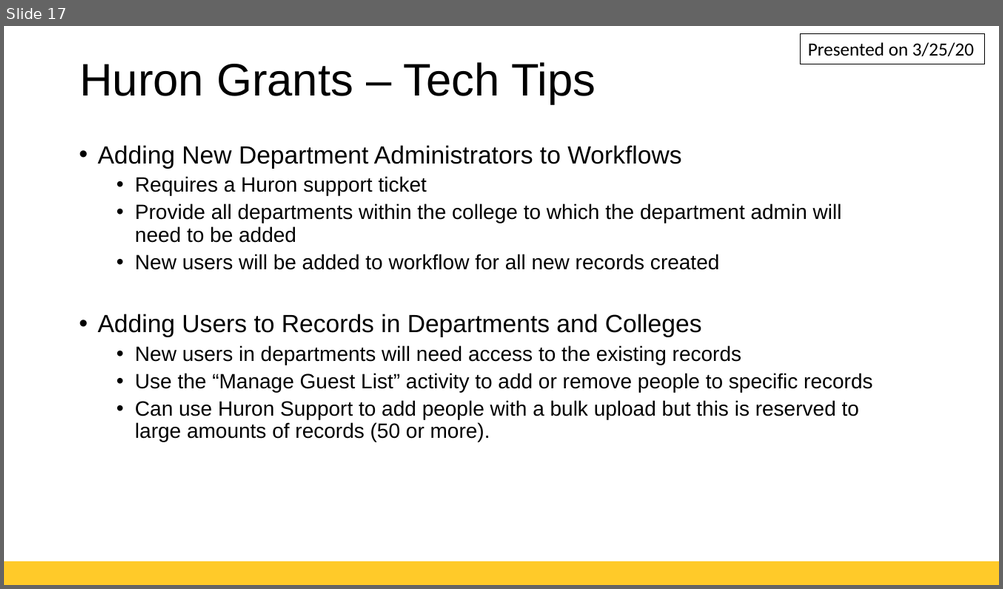
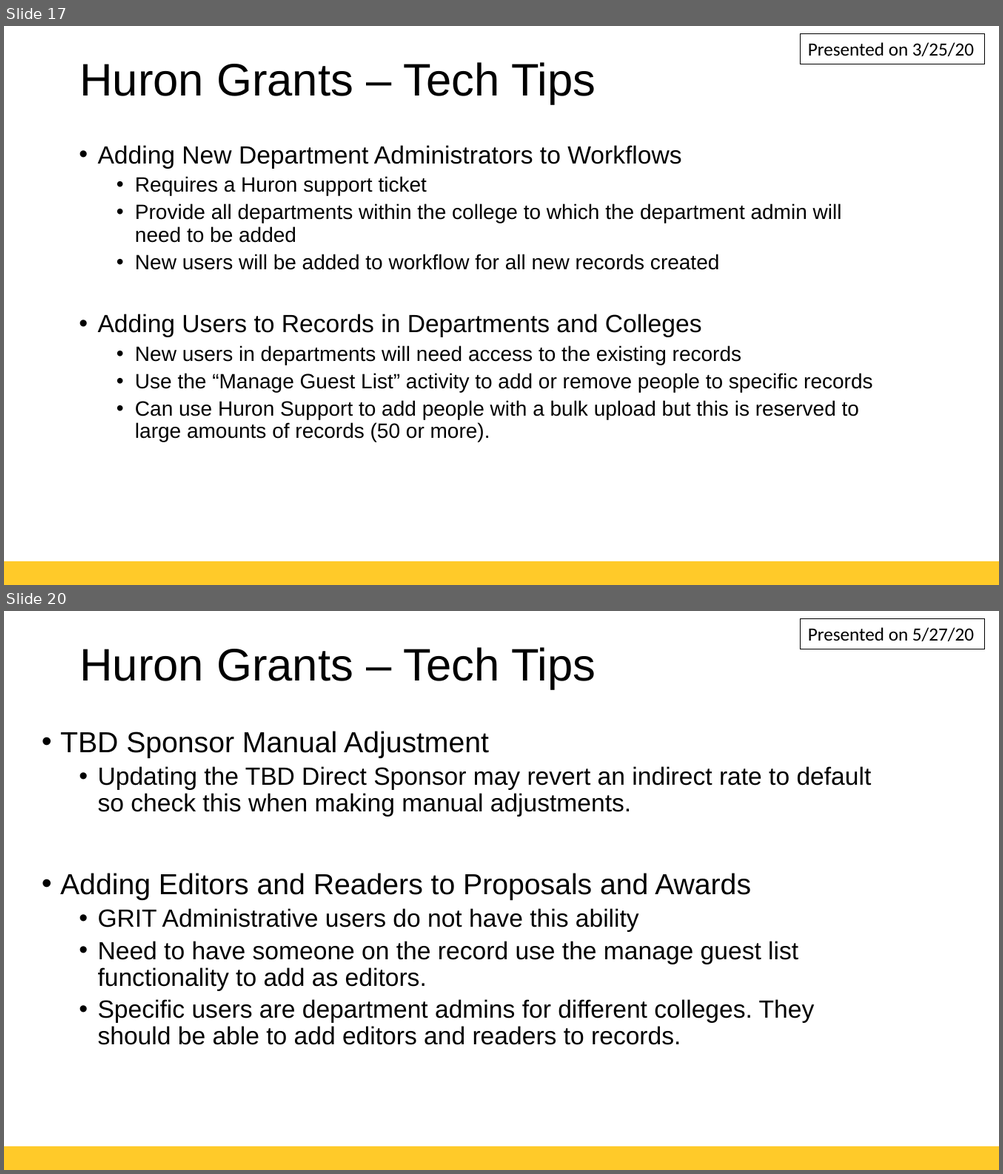
Before and after one commit to ORC-RIS/wahoo-website, a slide deck: files/GRITTechTips.pptx. Shown one above the other, each under a label of ours: slide 17 before the commit, slides 17 and 20 after it; the slides between them are not shown. The pictures are 1003x589 and 1003x1174 pixels, drawn with LibreOffice and Linux fonts; fonts in the diff are those of the drawing; background and template pictures are left out. Boxes give left, top, right and bottom in pixels: in the first picture for what was removed or moved away, otherwise in the second. Text is boxed around its words. In the diff, an @@ line names an element or a change of style, - is before the commit and + after.

```diff
--- a/files/GRITTechTips.pptx
+++ b/files/GRITTechTips.pptx
@@ slide 20 added at <box>4,611,999,1170</box>, background #FFFFFF; not listed: 1 template element that a slide beside it also shows @@
@@ rectangle added at <box>800,619,984,649</box>, outline #000000 0.75 pt, 18 pt, text #000000 @@
+Presented on 5/27/20
@@ title added at <box>79,647,595,689</box>, 44 pt, text #000000 @@
+Huron Grants – Tech Tips
@@ text added at <box>60,731,871,1045</box>, 24 pt, text #000000 @@
+• TBD Sponsor Manual Adjustment
+  • Updating the TBD Direct Sponsor may revert an indirect rate to default so check this when making manual adjustments.
+• Adding Editors and Readers to Proposals and Awards
+  • GRIT Administrative users do not have this ability
+  • Need to have someone on the record use the manage guest list functionality to add as editors.
+  • Specific users are department admins for different colleges. They should be able to add editors and readers to records.
```
Also in this commit, not shown: 3 other slides added, 6 other files.
